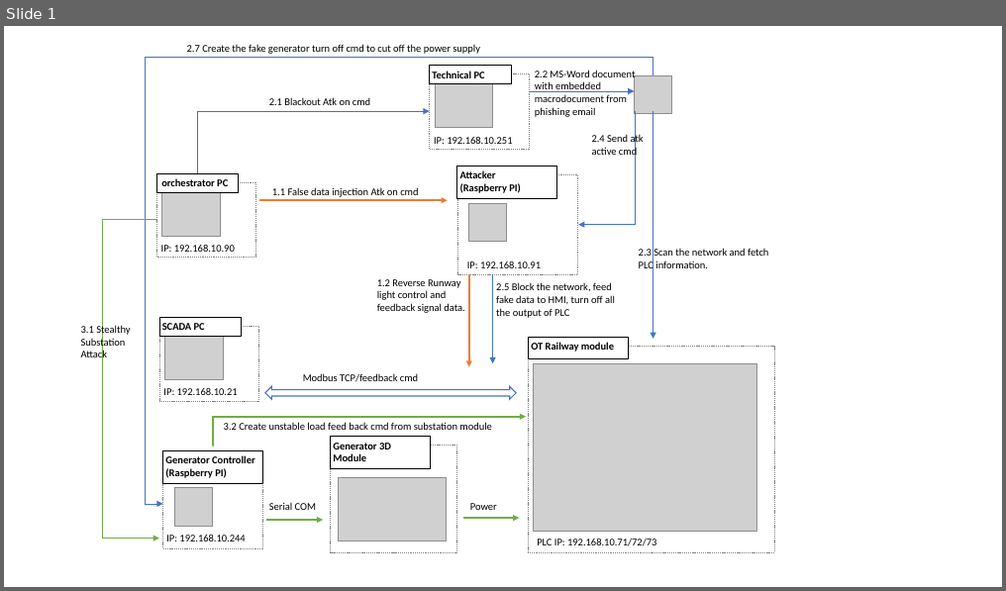
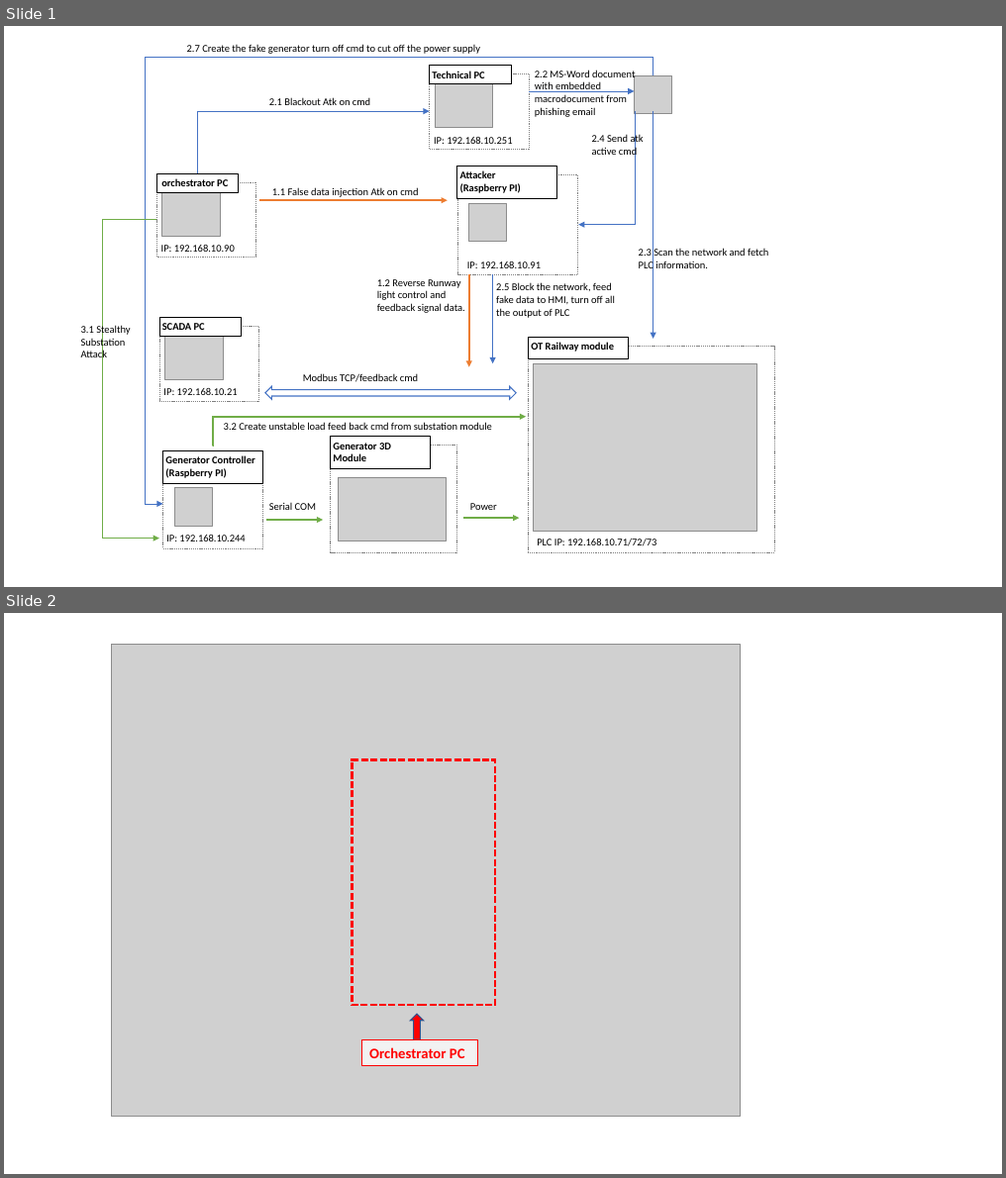
Before and after one commit to LiuYuancheng/OT_Platform_Attack_Web, a slide deck: doc/CSI OT 3D Platform Cyber Attack flow.pptx. Shown one above the other, each under a label of ours: slide 1 before the commit, slides 1 and 2 after it. The pictures are 1006x591 and 1006x1178 pixels, drawn with LibreOffice and Linux fonts; fonts in the diff are those of the drawing; grey boxes stand for pictures. Boxes give left, top, right and bottom in pixels: in the first picture for what was removed or moved away, otherwise in the second. Text is boxed around its words. In the diff, an @@ line names an element or a change of style, - is before the commit and + after.

```diff
--- a/doc/CSI OT 3D Platform Cyber Attack flow.pptx
+++ b/doc/CSI OT 3D Platform Cyber Attack flow.pptx
@@ slide 2 added at (4,613,1002,1174), background #FFFFFF @@
@@ picture added at (111,645,741,1117) @@
@@ rectangle added at (352,761,495,1005), outline #FF0000 2.25 pt dashed @@
@@ down arrow added at (411,1014,424,1041), fill #FF0000, outline #325491 1 pt @@
@@ rectangle added at (362,1041,478,1065), fill #F2F2F2, outline #FF0000 1 pt, 14 pt, text #FF0000, bold @@
+Orchestrator PC
```
Also in this commit, not shown: 1 other slide added, 2 other files.
